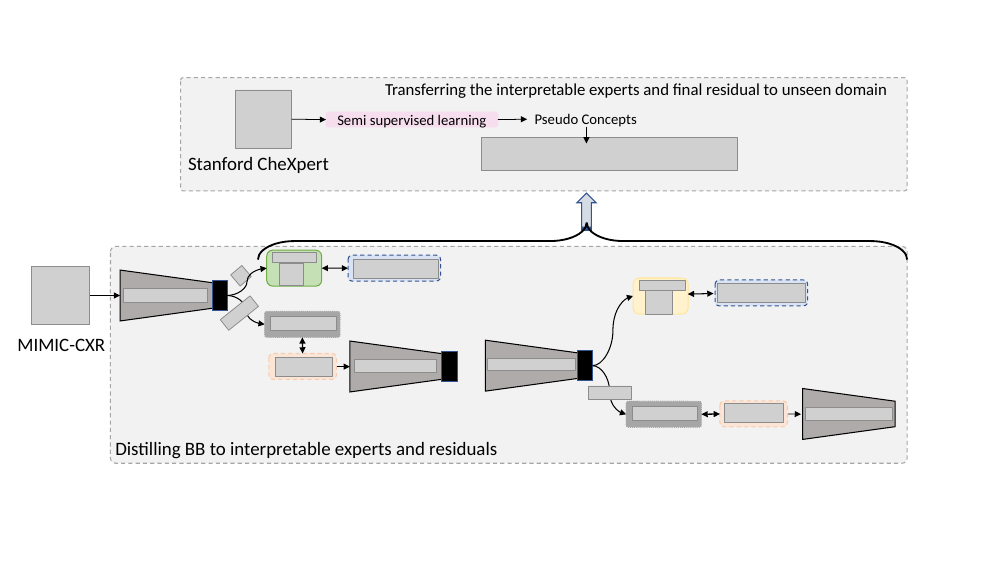
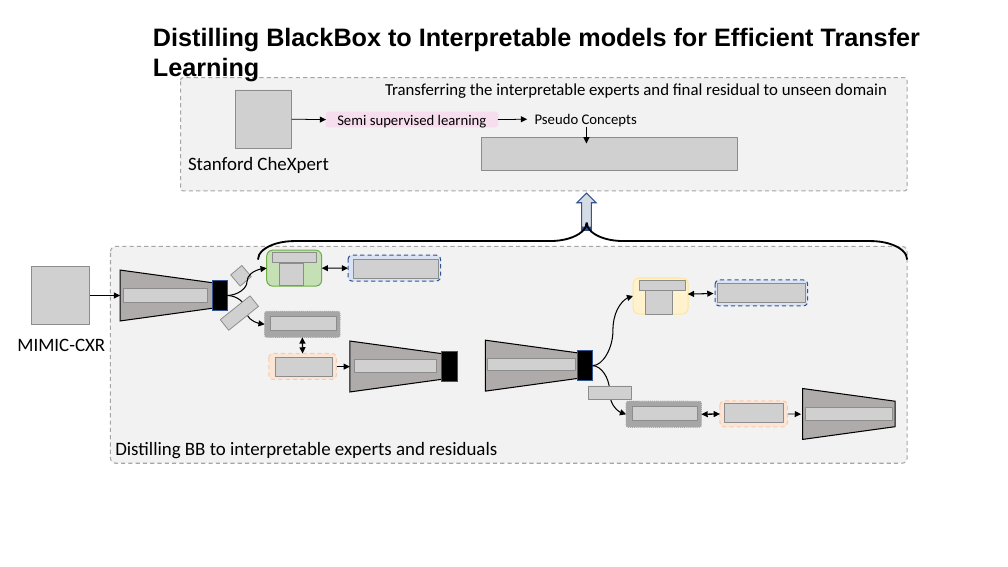
Before and after one commit to batmanlab/MICCAI-2023-Route-interpret-repeat-CXRs, a slide deck: slide 9 of images/gif.pptx. Drawn at 1008x567 pixels with LibreOffice and Linux fonts; fonts in the diff are those of the drawing; grey boxes stand for pictures; background and template pictures are left out. Boxes give left, top, right and bottom in pixels: in the first picture for what was removed or moved away, otherwise in the second. Text is boxed around its words. In the diff, an @@ line names an element or a change of style, - is before the commit and + after.

```diff
--- a/images/gif.pptx
+++ b/images/gif.pptx
@@ text added at <box>153,27,920,82</box>, 24 pt, text #000000, bold @@
+Distilling BlackBox to Interpretable models for Efficient Transfer Learning
```
Also in this commit, not shown: 9 other slides changed, 1 other file.
